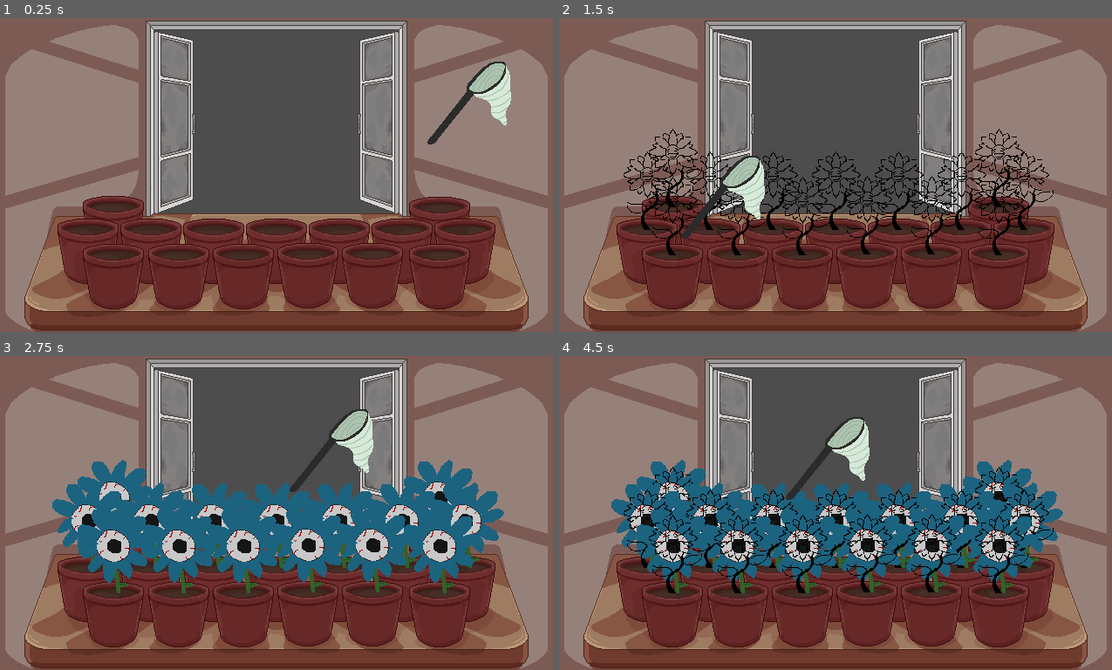
Above: before the commit, frames 1-4 (two rows, left to right).
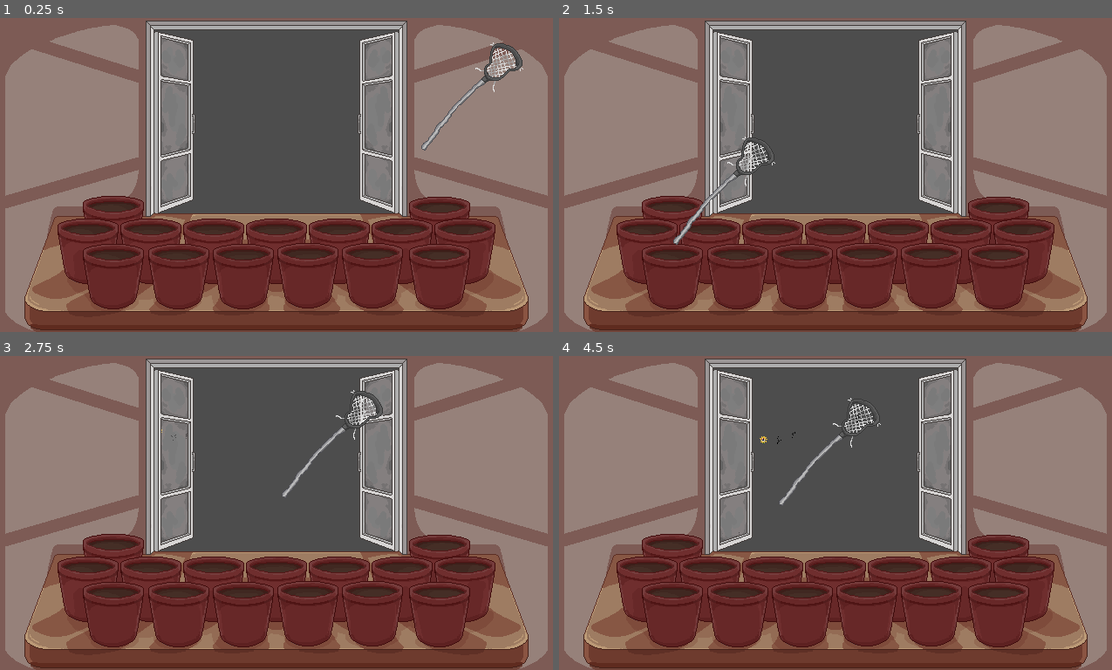
Above: after the commit, the same moments.

Repository: Hbox2000/SaturdayCheese-GameJam
Game: Godot game, scene res://Scenes/game.tscn
The game is run twice, just before and just after one commit, with the same random seed, the same clock (stepped at 60 frames per second) and the same inputs.
Inputs (mouse positions are in pixels of both pictures, inside the frame that each line leads up to):
- Up to frame 1 (0.25 s): no input
- Up to frame 2 (1.5 s): tap Enter at 0.5 s; move the mouse to (957, 159) at 0.52 s; hold Right (ui_right) 0.53-1.28 s; click (957, 159) at 0.6 s; tap Space at 1.25 s; move the mouse to (724, 190) at 1.27 s; hold Left (ui_left) from 1.28 s (still down); click (724, 190) at 1.35 s
- Up to frame 3 (2.75 s): tap Enter at 2 s; move the mouse to (331, 443) at 2.02 s; release Left (ui_left) at 2.03 s; hold Right (ui_right) from 2.03 s (still down); right-click (331, 443) at 2.1 s; click (331, 443) at 2.3 s
- Up to frame 4 (4.5 s): tap Space at 2.75 s; move the mouse to (807, 575) at 2.77 s; release Right (ui_right) at 2.78 s; hold Up (ui_up) 2.78-3.53 s; click (807, 575) at 2.85 s; tap Enter at 3.5 s; move the mouse to (1001, 560) at 3.52 s; hold Left (ui_left) from 3.53 s (still down); click (1001, 560) at 3.6 s; move the mouse to (669, 465) at 4.27 s; right-click (669, 465) at 4.35 s

The runs differ from the first frame. In frame 1, 1.5% of the frame differs, in the area x 76-95%, y 7-43%; in frame 2, 5.6%; in frame 3, 22%; in frame 4, 23%, in the area x 9-92%, y 13-76%.

Commit message:
Made growing and seeds flying

Diff:
--- a/Scenes/game.tscn
+++ b/Scenes/game.tscn
@@ -23,6 +23,10 @@
 [node name="Window" type="Area2D" parent="." unique_id=723545422]
 position = Vector2(0, -63)
 script = ExtResource("2_qxrlw")
+
+[node name="SeedTimer" type="Timer" parent="Window" unique_id=1126348270]
+wait_time = 0.5
+one_shot = true
 
 [node name="CollisionShape2D" type="CollisionShape2D" parent="Window" unique_id=1261866246]
 position = Vector2(0, 1.5)
@@ -77,4 +81,4 @@
 
 [node name="Net" parent="." unique_id=371491515 instance=ExtResource("4_3dryh")]
 z_index = 5
-position = Vector2(222, -90)
+position = Vector2(224, -90)
--- a/Scenes/net.tscn
+++ b/Scenes/net.tscn
@@ -2,14 +2,21 @@
 
 [ext_resource type="PackedScene" uid="uid://dupkpwef6c11r" path="res://Scenes/tool.tscn" id="1_0ln44"]
 [ext_resource type="Script" uid="uid://ck0awpjmdx65i" path="res://Scripts/net.gd" id="2_ky24w"]
-[ext_resource type="Texture2D" uid="uid://bdp31cp818vl6" path="res://Assets/DebugAssets/debugNet.png" id="3_0rmr2"]
+[ext_resource type="Texture2D" uid="uid://bhwjoppbrjip5" path="res://Assets/FinalAssets/LacrosseStick.png" id="3_0rmr2"]
+
+[sub_resource type="RectangleShape2D" id="RectangleShape2D_ime0x"]
+size = Vector2(42, 40)
 
 [node name="Net" unique_id=371491515 instance=ExtResource("1_0ln44")]
 z_index = 6
 script = ExtResource("2_ky24w")
 
+[node name="CollisionShape2D" type="CollisionShape2D" parent="." index="0" unique_id=1215327979]
+position = Vector2(35, -41)
+shape = SubResource("RectangleShape2D_ime0x")
+
 [node name="Sprite2D" type="Sprite2D" parent="." index="1" unique_id=1462248705]
 texture = ExtResource("3_0rmr2")
 
 [node name="SeedPlacement" type="Node2D" parent="." index="2" unique_id=745169568]
-position = Vector2(21, -19)
+position = Vector2(33, -39)
--- a/Scenes/plant.tscn
+++ b/Scenes/plant.tscn
@@ -9,3 +9,7 @@
 [node name="Sprite2D" type="Sprite2D" parent="." unique_id=1709508351]
 scale = Vector2(0.8, 0.8)
 texture = ExtResource("2_6gypx")
+
+[node name="GrowTimer" type="Timer" parent="." unique_id=577475896]
+wait_time = 10.0
+one_shot = true
--- a/Scenes/tool.tscn
+++ b/Scenes/tool.tscn
@@ -2,13 +2,6 @@
 
 [ext_resource type="Script" uid="uid://eivsqikg67cv" path="res://Scripts/tool.gd" id="1_v307u"]
 
-[sub_resource type="RectangleShape2D" id="RectangleShape2D_ime0x"]
-size = Vector2(63, 37)
-
-[node name="Area2D" type="Area2D" unique_id=321682570]
+[node name="Tool" type="Area2D" unique_id=321682570]
 z_index = 5
 script = ExtResource("1_v307u")
-
-[node name="CollisionShape2D" type="CollisionShape2D" parent="." unique_id=1202402340]
-position = Vector2(25, -10)
-shape = SubResource("RectangleShape2D_ime0x")
--- a/Scenes/window.tscn
+++ /dev/null
@@ -1,14 +0,0 @@
-[gd_scene format=3 uid="uid://blj3123hay32q"]
-
-[ext_resource type="Script" uid="uid://b3lxfe2cr8wef" path="res://Scripts/window.gd" id="1_efths"]
-
-[sub_resource type="RectangleShape2D" id="RectangleShape2D_ime0x"]
-size = Vector2(601, 462)
-
-[node name="Window" type="Node2D" unique_id=654464002]
-script = ExtResource("1_efths")
-
-[node name="Area2D" type="Area2D" parent="." unique_id=835419165]
-
-[node name="CollisionShape2D" type="CollisionShape2D" parent="Area2D" unique_id=1449145489]
-shape = SubResource("RectangleShape2D_ime0x")
--- a/Scripts/cropManager.gd
+++ b/Scripts/cropManager.gd
@@ -25,7 +25,6 @@
 	var plantFolders: Array[String] = _getPlantFolders()
 
 	for folder in plantFolders:
-		push_warning(folder)
 		_registerPlant(folder)
 
 
@@ -53,7 +52,6 @@
 
 	for i in range(5):
 		textures._inputTexture(load(path.path_join(str(i) + "_" + plantName + ".png")), i)
-		push_warning(path.path_join(str(i) + "_" + plantName + ".png"))
 
 	registeredPlants.append(textures)
 
--- a/Scripts/plant.gd
+++ b/Scripts/plant.gd
@@ -1,21 +1,23 @@
 extends Node2D
+
+@onready var sprite_2d: Sprite2D = $Sprite2D
+@onready var grow_time: Timer = $GrowTimer
 
 var _plantTextureId : int = 0
 var _plantStage: int = 0
-var _plantMaxStage: int = 4;
-
-#Getting reference to sprite
-@onready var sprite_2d: Sprite2D = $Sprite2D
+var _plantMaxStage: int = 4
+var _plantWatered: bool = false
 
 # Called when the node enters the scene tree for the first time.
 func _ready() -> void:
 	sprite_2d.texture = getTexture()
+	grow_time.wait_time = randi_range(10, 15)
+	grow_time.timeout.connect(grow)
+	grow_time.start()
 
 # Basically tick
-func _process(delta: float) -> void:
+func _process(_delta: float) -> void:
 	pass
-	if Input.is_action_just_pressed("ui_right"):
-		grow()
 
 #Gets the texture from the cropManager using the texture ID and the plant's current stage
 func getTexture() -> Resource:
@@ -23,14 +25,16 @@
 
 #Increases the plantStage by one
 func grow() -> void:
-	if (_plantStage < _plantMaxStage):
+	if _plantStage < _plantMaxStage and _plantWatered:
 		_plantStage += 1
-		sprite_2d.texture = cropManager.getTexture(_plantTextureId, _plantStage)
+		sprite_2d.texture = getTexture()
 
-	else:
-		push_error("Plant stage was somehow over the limit when calling grow()")
-
+	grow_time.wait_time = randi_range(10, 15)
+	grow_time.start()
 
 #Returns the plant's current stage
 func getPlantStage() -> int:
 	return _plantStage
+
+func waterPlant() -> void:
+	_plantWatered = true
--- a/Scripts/pot.gd
+++ b/Scripts/pot.gd
@@ -3,21 +3,32 @@
 var plantScene = load("res://Scenes/plant.tscn")
 
 var hasPlant: bool = false
+var plantRef: Node2D = null
 
 # Called when the node enters the scene tree for the first time.
 func _ready() -> void:
 	pass # Replace with function body.
 
 # Called every frame. 'delta' is the elapsed time since the previous frame.
-func _process(delta: float) -> void:
+func _process(_delta: float) -> void:
 	if Input.is_action_just_pressed("ui_left"):
-		addPlant(1, 0)
+		removePlant()
 
-func addPlant(plantId: int, plantStage: int):
+func addPlant(plantId: int, plantStage: int) -> void:
 	hasPlant = true
 	var plant = plantScene.instantiate()
 	plant._plantTextureId = plantId
 	plant._plantStage = plantStage
 	plant.getTexture()
+	plantRef = plant
 
 	add_child(plant)
+
+func removePlant() -> void:
+	if plantRef != null:
+		plantRef.queue_free()
+		plantRef = null
+		hasPlant = false
+
+func getPlant() -> Node2D:
+	return plantRef
--- a/Scripts/seed.gd
+++ b/Scripts/seed.gd
@@ -17,7 +17,7 @@
 	sprite_2d.texture = getTexture() # this will error until the seed manager is implemented
 
 # Called every frame. 'delta' is the elapsed time since the previous frame.
-func _process(delta: float) -> void:
+func _process(_delta: float) -> void:
 	numFrames = numFrames + 1
 
 	if windActive:
--- a/Scripts/window.gd
+++ b/Scripts/window.gd
@@ -4,6 +4,8 @@
 
 @onready var window: Area2D = $"."
 @onready var collision_shape: CollisionShape2D = $CollisionShape2D
+@onready var seed_timer: Timer = $SeedTimer
+
 var windowBounds: RectangleShape2D
 var numberOfPlants: int
 var centerPoint: Vector2
@@ -12,18 +14,19 @@
 func _ready() -> void:
 	windowBounds = collision_shape.shape as RectangleShape2D
 	numberOfPlants = cropManager.maxSeedCount() - 1
-
-# Called every frame. 'delta' is the elapsed time since the previous frame.
-func _process(delta: float) -> void:
-	if Input.is_action_just_pressed("ui_up"):
-		spawnSeed(0)
+	seed_timer.wait_time = randf_range(0.5, 1)
+	seed_timer.timeout.connect(spawnSeed.bind(randi_range(0, cropManager.maxSeedCount() - 1)))
+	seed_timer.start()
 
 func spawnSeed(seedId: int) -> void:
 	var newSeed = seedScene.instantiate()
-	newSeed.seedTextureId = 0
+	newSeed.seedTextureId = seedId
 	newSeed.windowBounds = windowBounds
 	newSeed.windowCenter = position
-	newSeed.position.y = randi_range(collision_shape.position.y - windowBounds.size.y / 2, collision_shape.position.y + windowBounds.size.y / 2)
+	newSeed.position.y = randf_range(collision_shape.position.y - windowBounds.size.y / 2, collision_shape.position.y + windowBounds.size.y / 2)
 	newSeed.position.x = collision_shape.position.x - windowBounds.size.x / 2 - 20
 
 	add_child(newSeed)
+
+	seed_timer.wait_time = randf_range(0.5, 1)
+	seed_timer.start()
Binary file added: Assets/FinalAssets/LacrosseStick.png
Not shown, added: Assets/FinalAssets/LacrosseStick.png.import
